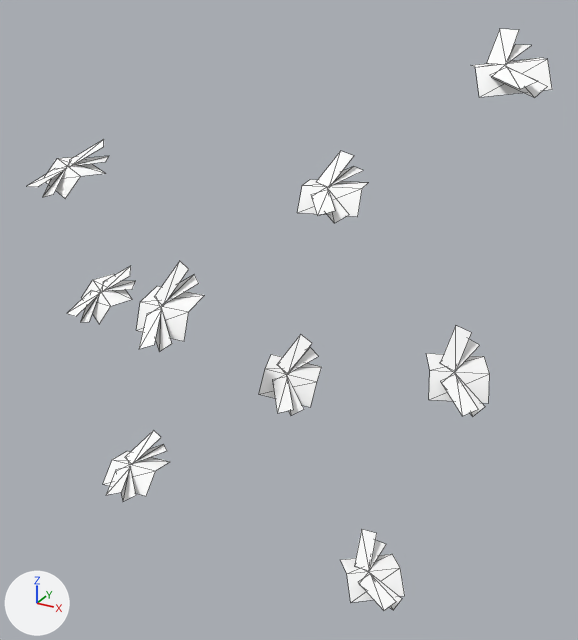
A saved change to the glTF model public/3d/meffect/model__meffect__meffect.ofs_79_0/ef_079.gltf.
Before and after are seen from a 50 mm camera at (0.999, -2.345, 1.816) aimed at (0.072, -0.659, 0.973). The lights are fixed; the arrows at lower left show +X, +Y and +Z. The first picture is the older version. Mesh edges are drawn as thin lines.

In view in the first picture: 'ef_079'.
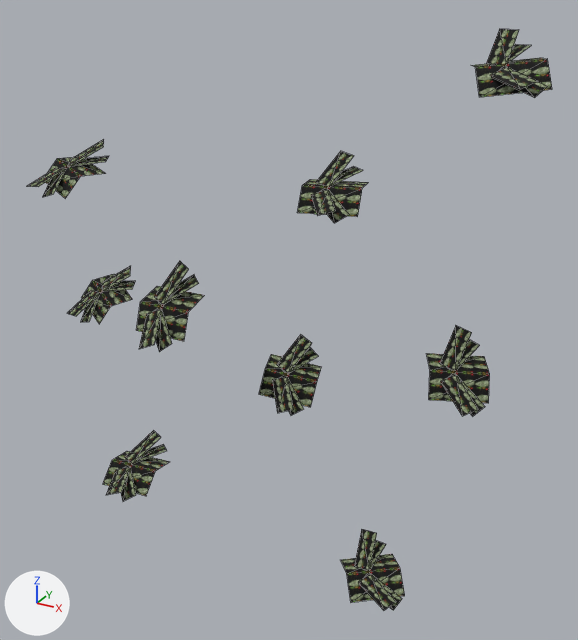
Location of each change, (x1, y1, x2, y2) in pixels of the pictures (578 x 640 px):
```json
{"object": "ef_079", "change": "surface changed", "before": [27, 29, 552, 610], "after": [27, 29, 552, 610]}
```

Scene script edits in JSON lines:
```json
{"op": "add", "block": "img_musi41", "code": ["img_musi41 = load_image('musi41', '_unpacked/musi41', 32, 32, 'sRGB')"]}
{"op": "remove", "block": "mat_hae", "code": "mat_hae.base_color = (1.0, 1.0, 1.0)  # white #ffffff"}
{"op": "add", "block": "mat_hae", "code": "mat_hae.texture = img_musi41"}
```
